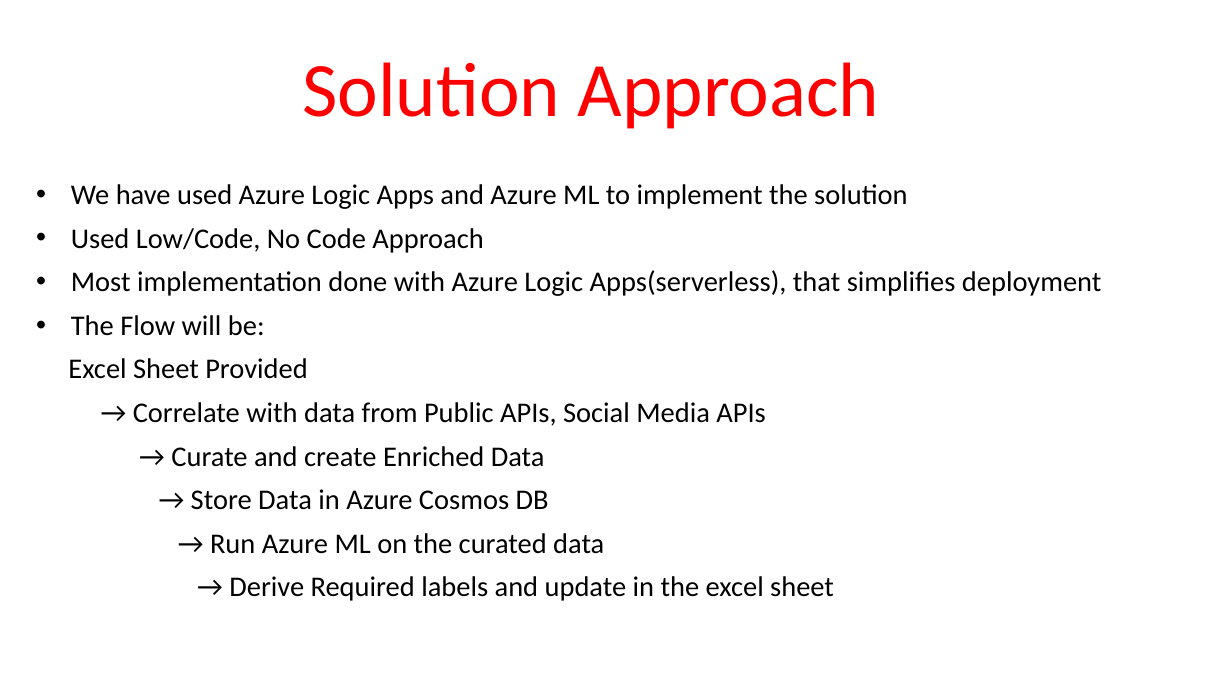
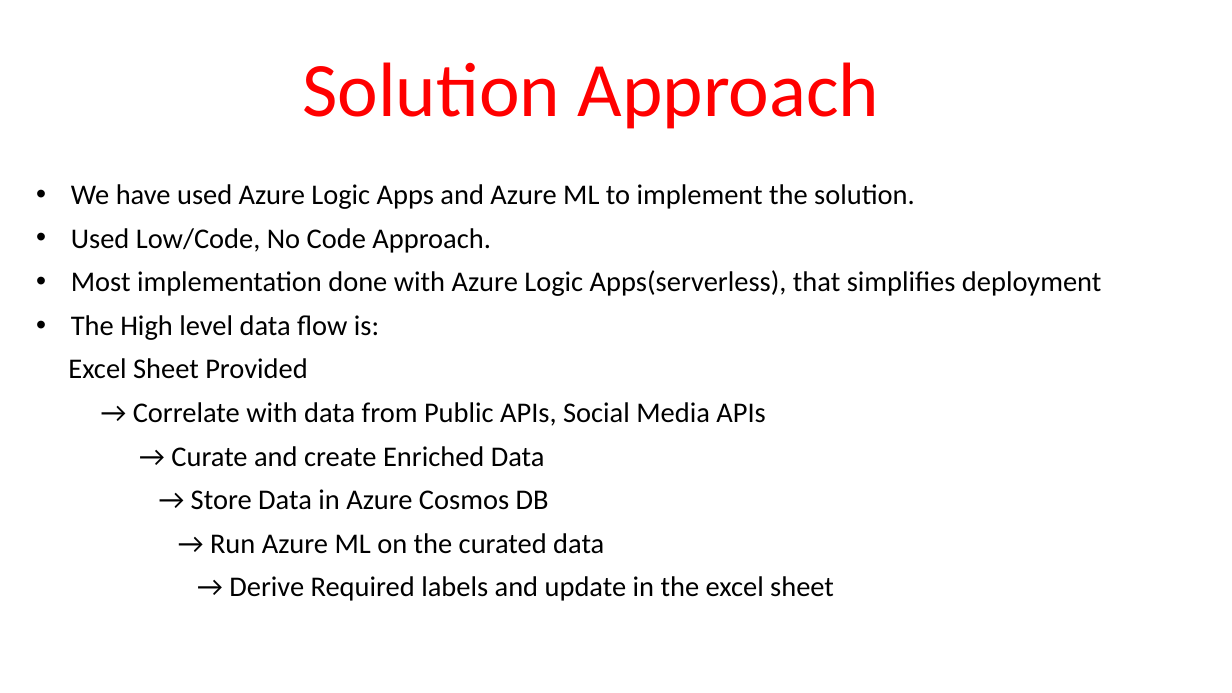
Before and after one commit to monsoonmasters2022/LeadershipDiversityIdentifier, a slide deck: slide 4 of documents/Identify Diversely OwnedMonsoonMasters.pptx (slide 3 before the commit). Drawn at 1232x693 pixels with LibreOffice and Linux fonts; fonts in the diff are those of the drawing. Boxes give left, top, right and bottom in pixels: in the first picture for what was removed or moved away, otherwise in the second. Text is boxed around its words. In the diff, an @@ line names an element or a change of style, - is before the commit and + after.

```diff
--- a/documents/Identify Diversely OwnedMonsoonMasters.pptx
+++ b/documents/Identify Diversely OwnedMonsoonMasters.pptx
@@ subtitle at [71,184,915,253]: text changed @@
-• We have used Azure Logic Apps and Azure ML to implement the solution
-• Used Low/Code, No Code Approach
+• We have used Azure Logic Apps and Azure ML to implement the solution.
+• Used Low/Code, No Code Approach.
@@ subtitle at [71,315,379,340]: text changed @@
-• The Flow will be:
+• The High level data flow is:
```
Also in this commit, not shown: 3 other slides changed, 2 slides added, 2 slides removed.
